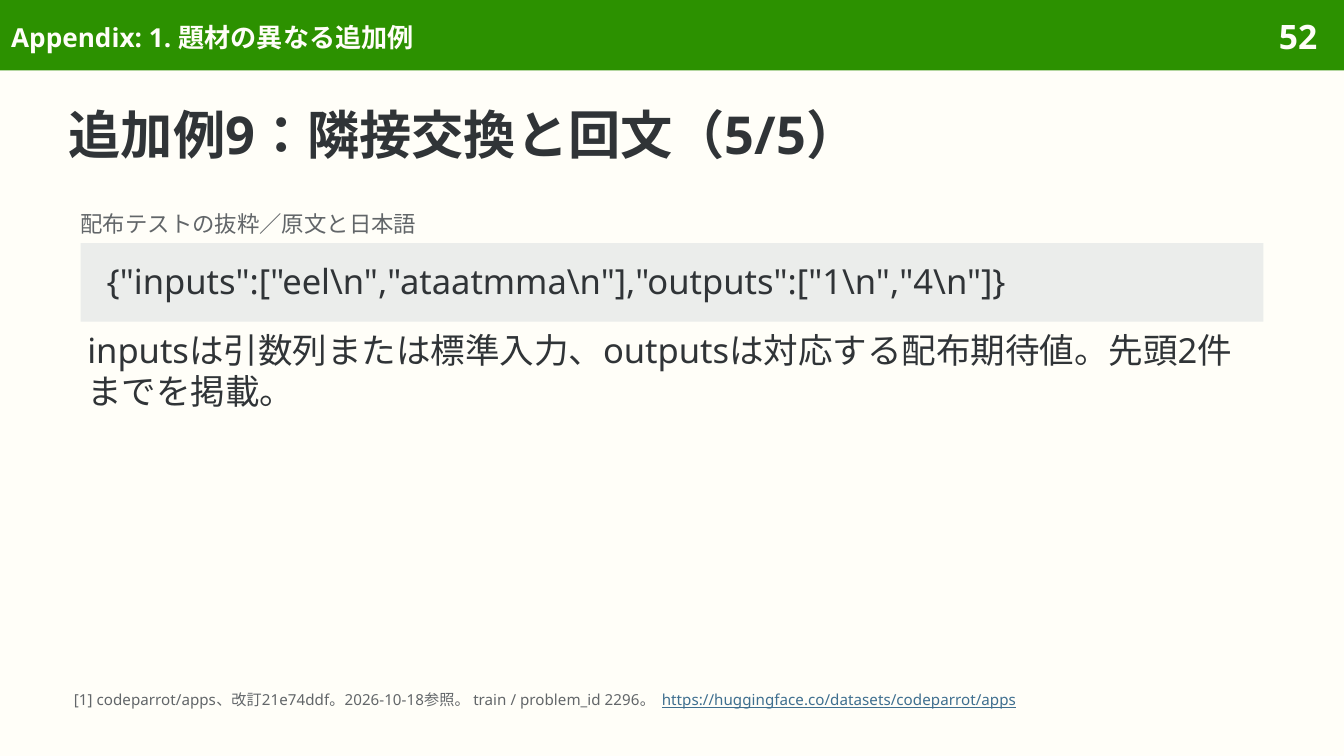
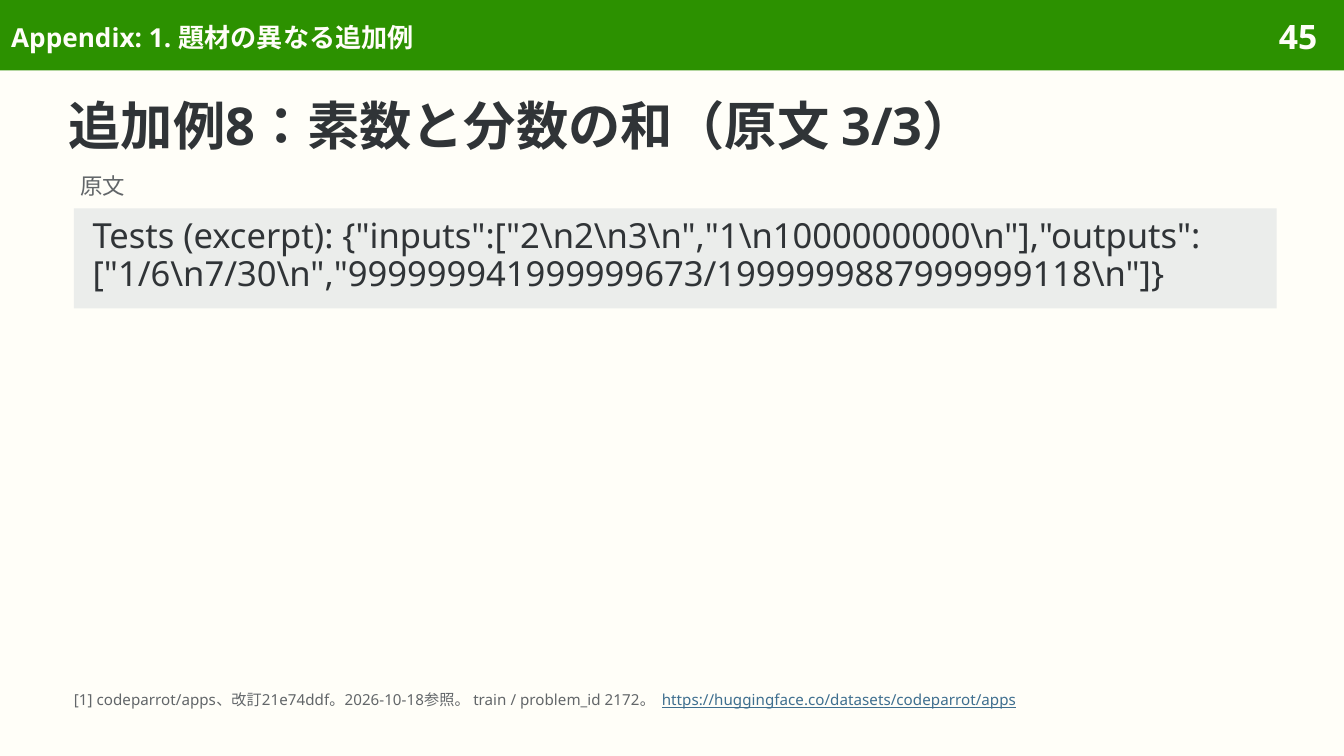
Before and after one commit to sasakiy84/datasets-in-10-minutes, a slide deck: slide 45 of slides/datasets-in-10-minutes-apps.pptx (slide 52 before the commit). Drawn at 1344x756 pixels with LibreOffice and Linux fonts; fonts in the diff are those of the drawing. Boxes give left, top, right and bottom in pixels: in the first picture for what was removed or moved away, otherwise in the second. Text is boxed around its words. In the diff, an @@ line names an element or a change of style, - is before the commit and + after.

Commit message:
Reflow apps examples with complete originals first

```diff
--- a/slides/datasets-in-10-minutes-apps.pptx
+++ b/slides/datasets-in-10-minutes-apps.pptx
@@ page number at (1279,25,1317,50): text changed @@
-52
+45
@@ title at (69,100,975,150): text changed @@
-追加例9：隣接交換と回文（5/5）
+追加例8：素数と分数の和（原文 3/3）
@@ text added at (81,175,126,196), 12 pt, text #626669 @@
+原文
@@ rectangle "Tests (excerpt): {"inputs":["2\n2\n3\n","1\n1000000000\n"]," ...": place and size @@
-rectangle "Tests (excerpt): {"inputs":["2\n2\n3\n","1\n1000000000\n"]," ..." at (81,243,1263,321)
+rectangle "Tests (excerpt): {"inputs":["2\n2\n3\n","1\n1000000000\n"]," ..." at (74,208,1277,309)
@@ rectangle "Tests (excerpt): {"inputs":["2\n2\n3\n","1\n1000000000\n"]," ..." at (74,208,1277,309): vertical alignment middle to top @@
@@ text removed at (81,213,417,234) @@
-配布テストの抜粋／原文と日本語
@@ text in rectangle at (93,222,1200,292): text changed @@
-{"inputs":["eel\n","ataatmma\n"],"outputs":["1\n","4\n"]}
+Tests (excerpt): {"inputs":["2\n2\n3\n","1\n1000000000\n"],"outputs":["1/6\n7/30\n","999999941999999673/1999999887999999118\n"]}
@@ text removed at (87,334,1232,407) @@
-inputsは引数列または標準入力、outputsは対応する配布期待値。先頭2件までを掲載。
@@ text at (74,692,1016,709): text changed @@
-[1] codeparrot/apps、改訂21e74ddf。2026-10-18参照。 train / problem_id 2296。 https://huggingface.co/datasets/codeparrot/apps
+[1] codeparrot/apps、改訂21e74ddf。2026-10-18参照。 train / problem_id 2172。 https://huggingface.co/datasets/codeparrot/apps
```
Also in this commit, not shown: 27 other slides changed, 2 slides removed, 9 other files.
